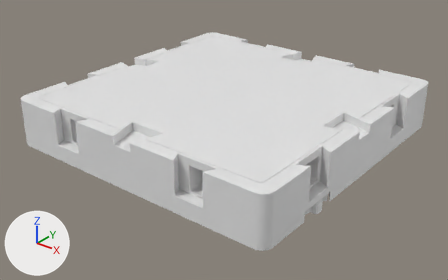
What one commit did to the glTF model modelos/valv8.glb.
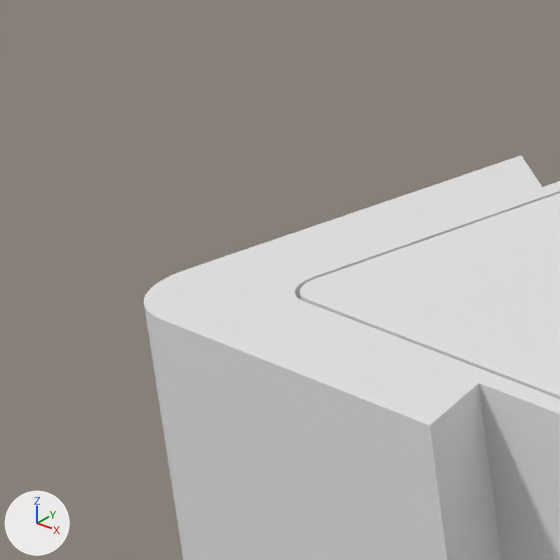
The first picture shows the older version from a 50 mm camera at (188.2, -225.5, 101.9) aimed at (56.3, -60.6, -0.3). The close-ups show the older and then the newer version on the part from 1% to 16% of the width and 23% to 46% of the height of that picture. Only the edits that show in the close-ups are written down. Arrows for +X, +Y and +Z are at lower left; the lights stay in place.

Names of what the first close-up shows: 'acr__tampa_acrilico', 'corpo__corpo'.
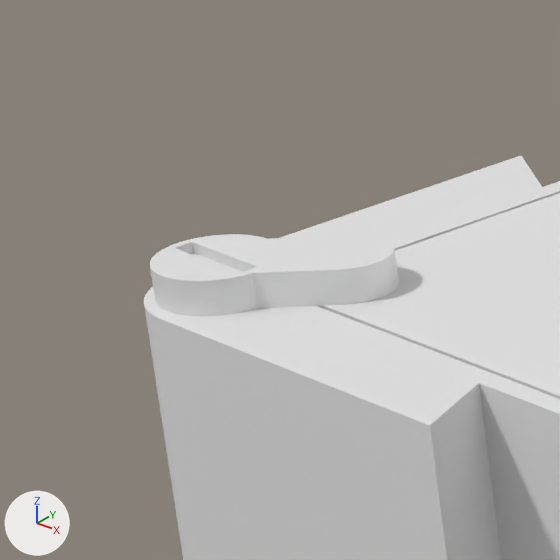
Boxes [x1, y1, x2, y2] around the edits, measured in the close-ups (560 x 560 px):
'verde__presilha_tampa_acrilico_0', added
    after: [150, 234, 399, 316]

What changed in the scene script:
```text
Add me_verde__presilha_tampa_acrilico_0:
    me_verde__presilha_tampa_acrilico_0.from_pydata(...)  # 441 vertices, 878 faces; spans x 0.7..9.22, y -109.3..-100.78, z 13.4..19.6
Add ob_verde__presilha_tampa_acrilico_0:
    ob_verde__presilha_tampa_acrilico_0 = bpy.data.objects.new('verde__presilha_tampa_acrilico_0', me_verde__presilha_tampa_acrilico_0)
    ob_verde__presilha_tampa_acrilico_0.location = (0.0, 0.0, 0.0)
```
